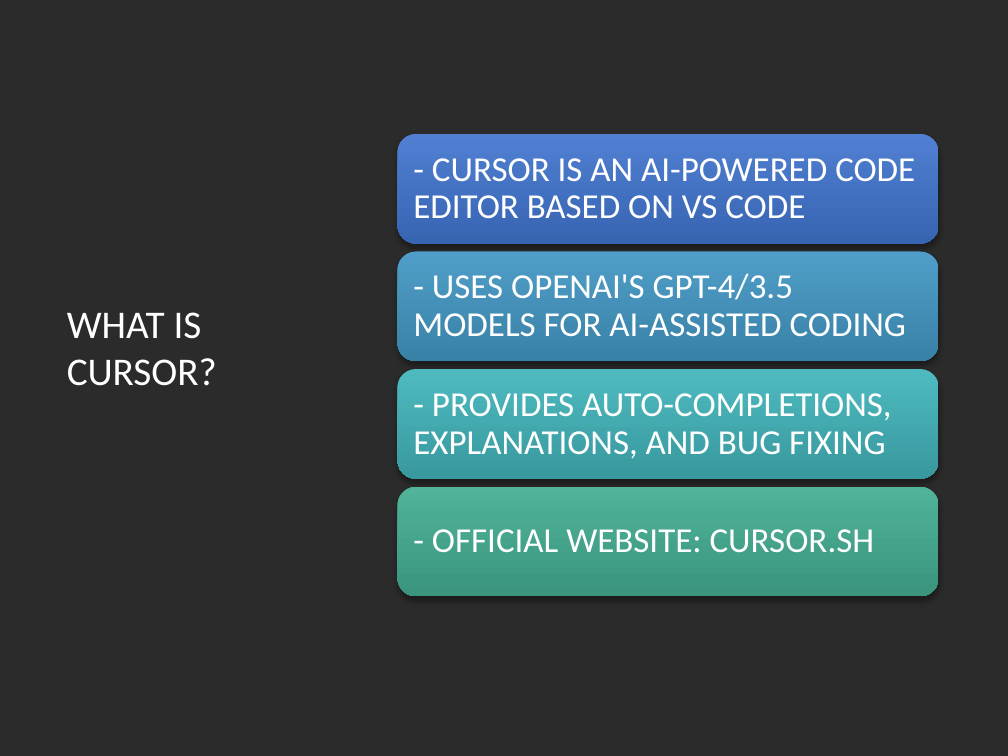
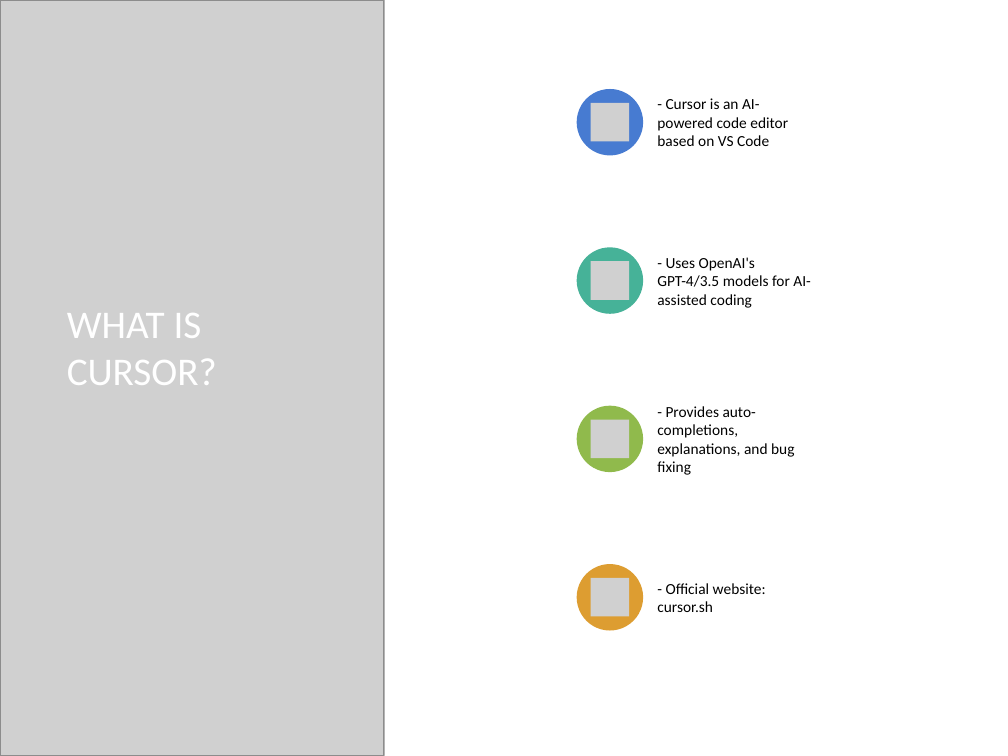
Before and after one commit to sennurrdemir/Cursor-Presentation, a slide deck: slide 3 of AI_Cursor_Presentation.pptx. Drawn at 1008x756 pixels with LibreOffice and Linux fonts; fonts in the diff are those of the drawing; grey boxes stand for pictures; background and template pictures are left out; a plain dark background stands for a picture behind light text. Boxes give left, top, right and bottom in pixels: in the first picture for what was removed or moved away, otherwise in the second. Text is boxed around its words. In the diff, an @@ line names an element or a change of style, - is before the commit and + after.

```diff
--- a/AI_Cursor_Presentation.pptx
+++ b/AI_Cursor_Presentation.pptx
@@ picture added at (0, 0, 385, 756) @@
@@ picture added at (0, 0, 384, 756) @@
@@ rectangle added at (384, 0, 1007, 756), fill #FFFFFF @@
@@ text at (657, 98, 788, 146): text changed; size 25 to 11 pt; text colour #FFFFFF to #000000 @@
-- CURSOR IS AN AI-POWERED CODE EDITOR BASED ON VS CODE
+- Cursor is an AI-powered code editor based on VS Code
@@ text at (657, 257, 811, 308): text changed; size 25 to 11 pt; text colour #FFFFFF to #000000 @@
-- USES OPENAI'S GPT-4/3.5 MODELS FOR AI-ASSISTED CODING
+- Uses OpenAI's GPT-4/3.5 models for AI-assisted coding
@@ text at (657, 406, 794, 475): text changed; size 25 to 11 pt; text colour #FFFFFF to #000000 @@
-- PROVIDES AUTO-COMPLETIONS, EXPLANATIONS, AND BUG FIXING
+- Provides auto-completions, explanations, and bug fixing
@@ group removed at (397, 134, 938, 597): 4 rounded rectangles @@
@@ group added at (577, 89, 643, 631): 4 ellipses, 4 pictures @@
@@ text at (657, 583, 766, 612): text changed; size 25 to 11 pt; text colour #FFFFFF to #000000 @@
-- OFFICIAL WEBSITE: CURSOR.SH
+- Official website: cursor.sh
```
Also in this commit, not shown: 4 other slides changed, 3 slides added.
